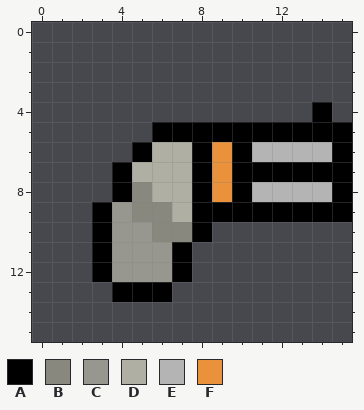
Pixel-art sprite -- Assets/Art/Guns/sStarterGun.png. The picture above is the old version.
The file is 16x16 pixels.
Palette (. is transparent): A #000000  B #88887f  C #97978f  D #afafa3  E #b4b4b4  F #e9913b
Pixels before, first column x 3:
 4 ...........A.
 5 ...AAAAAAAAAA
 6 ..ADDAFAEEEEA
 7 .ADDDAFAAAAAA
 8 .ABDDAFAEEEEA
 9 ACBBDAAAAAAAA
10 ACCBBA.......
11 ACCCA........
12 ACCCA........
13 .AAA.........
Once edited:
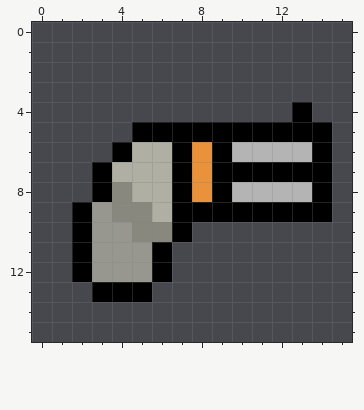
Commit: fix: gun outline surrounds entire gun
Change:
y 4: x 13..14 .A -> A.
y 5: x 5 . -> A; x 15 A -> .
y 6: x 4..5 .A -> AD; x 7..10 DAFA -> AFAE; x 14..15 EA -> A.
y 7: x 3..4 .A -> AD; x 7..9 DAF -> AFA; x 15 A -> .
y 8: x 3..5 .AB -> ABD; x 7..10 DAFA -> AFAE; x 14..15 EA -> A.
y 9: x 2..4 .AC -> ACB; x 6..7 BD -> DA; x 15 A -> .
y 10: x 2..3 .A -> AC; x 5 C -> B; x 7..8 BA -> A.
y 11..12: x 2..3 .A -> AC; x 6..7 CA -> A.
y 13: x 3 . -> A; x 6 A -> .
Pixel boxes of the changes (left, top, right, bottom) in both pictures:
changed: (72, 102, 352, 302)
